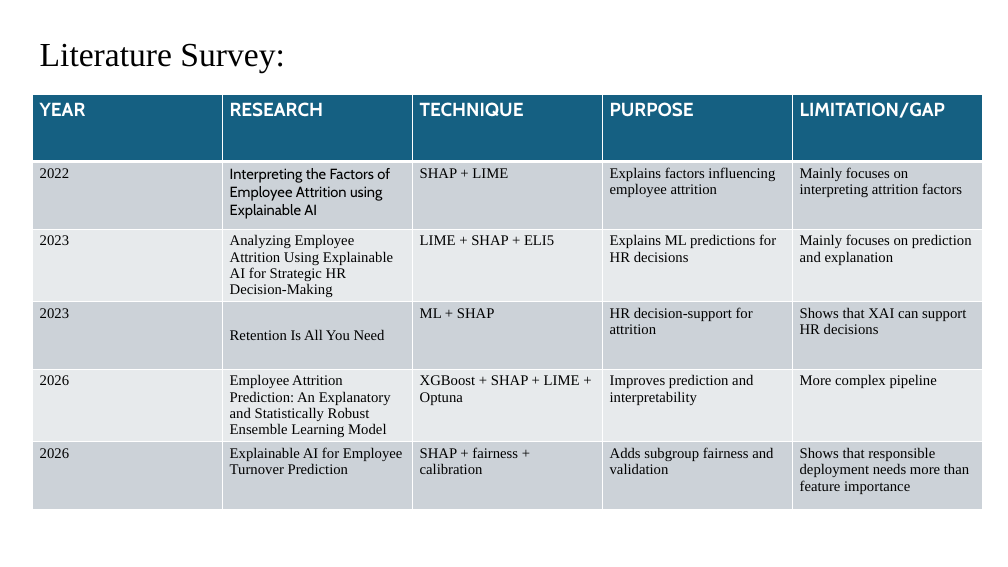
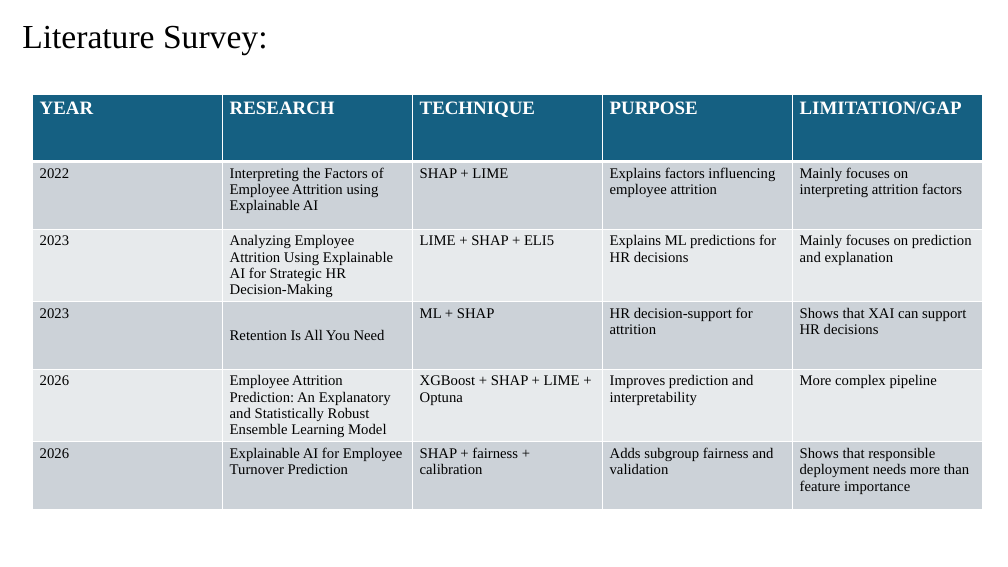
Before and after one commit to BHUVANA1007/KLH-CSE-2024-2420030519-Explainable-AI-Framework-for-Employee-Attrition-Prediction, a slide deck: slide 5 of docs/Presentation.pptx (slide 6 before the commit). Drawn at 1008x567 pixels with LibreOffice and Linux fonts; fonts in the diff are those of the drawing. Boxes give left, top, right and bottom in pixels: in the first picture for what was removed or moved away, otherwise in the second. Text is boxed around its words. In the diff, an @@ line names an element or a change of style, - is before the commit and + after.

```diff
--- a/docs/Presentation.pptx
+++ b/docs/Presentation.pptx
@@ title "Literature Survey:": place and size @@
-title "Literature Survey:" at (40, 43, 285, 73)
+title "Literature Survey:" at (22, 25, 268, 54)
@@ table at (33, 94, 982, 520) @@
@@ font Cabin to Times New Roman in "YEAR", "RESEARCH", "TECHNIQUE", "PURPOSE" and 2 more places @@
```
Also in this commit, not shown: 4 other slides changed, 10 slides added, 7 slides removed, 35 other files.
